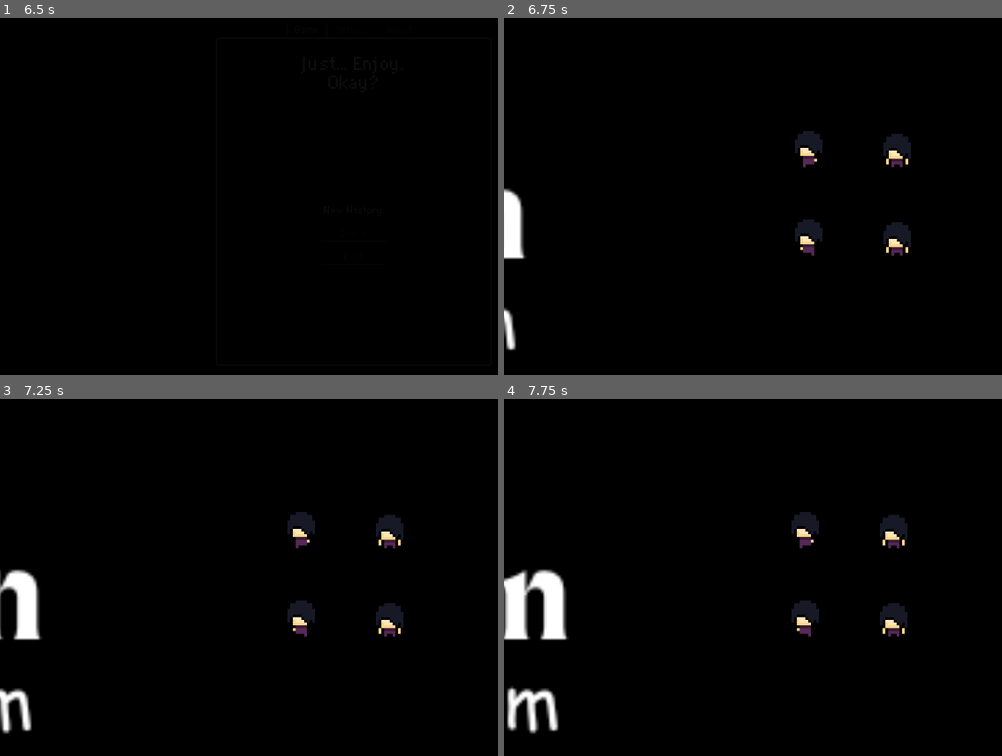
Above: before the commit, frames 1-4 (two rows, left to right).
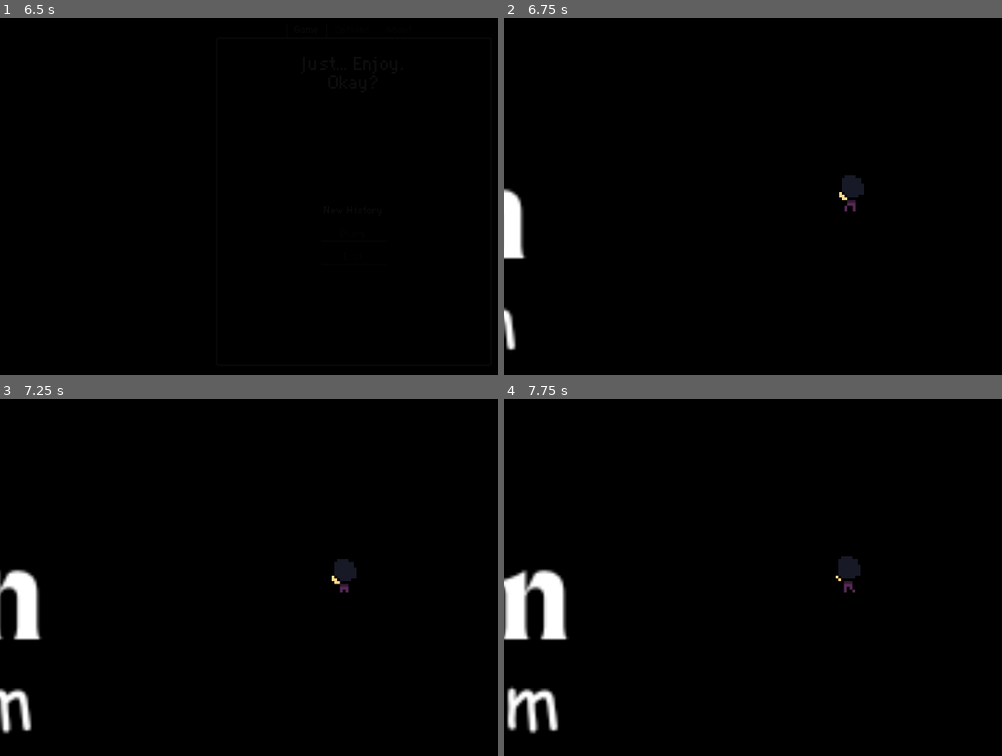
Above: after the commit, the same moments.

Repository: virtualtrisky/Just...-Enjoy
Game: Godot game, scene res://scenes/load_scene.tscn
The game is run twice, just before and just after one commit, with the same random seed, the same clock (stepped at 60 frames per second) and the same inputs.
Inputs (mouse positions are in pixels of both pictures, inside the frame that each line leads up to):
- Up to frame 1 (6.5 s): hold Right (move_right) 0.53-1.28 s; tap Enter at 1.25, 3.5 s; hold Down (move_down) 1.28-2.03 s; tap Space at 2 s; hold Right (move_right) 2.03-2.75 s; click (353, 192) at 2.77 s; type "Alex" at 2.85 s; hold Up (move_up) 3.53-4.25 s; click "New History" at 4.25 s; click "New History" at 5 s; click "Diary" at 5.75 s
- Up to frame 2 (6.75 s): hold Left (move_left) from 6.53 s (still down)
- Up to frame 3 (7.25 s): keep holding Left (move_left)
- Up to frame 4 (7.75 s): keep holding Left (move_left)

Frame 1 is identical in both runs. In frame 2, 1.7% of the frame differs, in the area x 58-82%, y 31-67%; in frame 3, 1.7%; in frame 4, 1.7%.

Commit message:
player animation created

Diff:
--- a/objects/player.tscn
+++ b/objects/player.tscn
@@ -1,15 +1,41 @@
-[gd_scene load_steps=8 format=3 uid="uid://jq8av47j3b6o"]
+[gd_scene load_steps=10 format=3 uid="uid://jq8av47j3b6o"]
 
 [ext_resource type="Script" uid="uid://o2sh14iuvm00" path="res://scripts/player/controller.gd" id="1_ykyjo"]
-[ext_resource type="Texture2D" uid="uid://2wg8ofc6elhd" path="res://sprites/player/player-idle.png" id="2_ykyjo"]
+[ext_resource type="Texture2D" uid="uid://je1l4tbwgxqk" path="res://sprites/player/player-walking.png" id="2_ykyjo"]
 
 [sub_resource type="RectangleShape2D" id="RectangleShape2D_eqqp1"]
 size = Vector2(12, 14)
 
 [sub_resource type="Animation" id="Animation_uxov2"]
+length = 0.001
+tracks/0/type = "value"
+tracks/0/imported = false
+tracks/0/enabled = true
+tracks/0/path = NodePath("Sprite2D:frame_coords")
+tracks/0/interp = 1
+tracks/0/loop_wrap = true
+tracks/0/keys = {
+"times": PackedFloat32Array(0),
+"transitions": PackedFloat32Array(1),
+"update": 1,
+"values": [Vector2i(3, 0)]
+}
+tracks/1/type = "value"
+tracks/1/imported = false
+tracks/1/enabled = true
+tracks/1/path = NodePath("Sprite2D:frame")
+tracks/1/interp = 1
+tracks/1/loop_wrap = true
+tracks/1/keys = {
+"times": PackedFloat32Array(0),
+"transitions": PackedFloat32Array(1),
+"update": 1,
+"values": [0]
+}
+
+[sub_resource type="Animation" id="Animation_nmc1l"]
 resource_name = "WALK_DOWN"
 length = 1.6
-loop_mode = 1
 tracks/0/type = "value"
 tracks/0/imported = false
 tracks/0/enabled = true
@@ -20,116 +46,64 @@
 "times": PackedFloat32Array(0, 0.4, 0.8, 1.2),
 "transitions": PackedFloat32Array(1, 1, 1, 1),
 "update": 1,
-"values": [0, 1, 2, 1]
-}
-tracks/1/type = "value"
-tracks/1/imported = false
-tracks/1/enabled = true
-tracks/1/path = NodePath("Sprite2D:hframes")
-tracks/1/interp = 1
-tracks/1/loop_wrap = true
-tracks/1/keys = {
-"times": PackedFloat32Array(0),
-"transitions": PackedFloat32Array(1),
-"update": 1,
-"values": [2]
-}
-tracks/2/type = "value"
-tracks/2/imported = false
-tracks/2/enabled = true
-tracks/2/path = NodePath("Sprite2D:vframes")
-tracks/2/interp = 1
-tracks/2/loop_wrap = true
-tracks/2/keys = {
-"times": PackedFloat32Array(0),
-"transitions": PackedFloat32Array(1),
-"update": 1,
-"values": [2]
+"values": [0, 1, 2, 3]
 }
 
-[sub_resource type="Animation" id="Animation_nmc1l"]
-length = 0.001
+[sub_resource type="Animation" id="Animation_f46kd"]
+resource_name = "WALK_UP"
+length = 1.6
 tracks/0/type = "value"
 tracks/0/imported = false
 tracks/0/enabled = true
-tracks/0/path = NodePath("Sprite2D:frame")
+tracks/0/path = NodePath("Sprite2D:frame_coords")
 tracks/0/interp = 1
 tracks/0/loop_wrap = true
 tracks/0/keys = {
-"times": PackedFloat32Array(0),
-"transitions": PackedFloat32Array(1),
+"times": PackedFloat32Array(0, 0.4, 0.8, 1.2),
+"transitions": PackedFloat32Array(1, 1, 1, 1),
 "update": 1,
-"values": [0]
-}
-tracks/1/type = "value"
-tracks/1/imported = false
-tracks/1/enabled = true
-tracks/1/path = NodePath("Sprite2D:hframes")
-tracks/1/interp = 1
-tracks/1/loop_wrap = true
-tracks/1/keys = {
-"times": PackedFloat32Array(0),
-"transitions": PackedFloat32Array(1),
-"update": 1,
-"values": [2]
-}
-tracks/2/type = "value"
-tracks/2/imported = false
-tracks/2/enabled = true
-tracks/2/path = NodePath("Sprite2D:vframes")
-tracks/2/interp = 1
-tracks/2/loop_wrap = true
-tracks/2/keys = {
-"times": PackedFloat32Array(0),
-"transitions": PackedFloat32Array(1),
-"update": 1,
-"values": [2]
+"values": [Vector2i(0, 1), Vector2i(1, 1), Vector2i(2, 1), Vector2i(3, 1)]
 }
 
-[sub_resource type="Animation" id="Animation_ykyjo"]
-resource_name = "IDLE"
+[sub_resource type="Animation" id="Animation_3rerk"]
+resource_name = "WALK_LEFT"
+length = 1.6
 tracks/0/type = "value"
 tracks/0/imported = false
 tracks/0/enabled = true
-tracks/0/path = NodePath("Sprite2D:hframes")
+tracks/0/path = NodePath("Sprite2D:frame_coords")
 tracks/0/interp = 1
 tracks/0/loop_wrap = true
 tracks/0/keys = {
-"times": PackedFloat32Array(0),
-"transitions": PackedFloat32Array(1),
+"times": PackedFloat32Array(0, 0.4, 0.8, 1.2),
+"transitions": PackedFloat32Array(1, 1, 1, 1),
 "update": 1,
-"values": [1]
+"values": [Vector2i(0, 2), Vector2i(1, 2), Vector2i(2, 2), Vector2i(3, 2)]
 }
-tracks/1/type = "value"
-tracks/1/imported = false
-tracks/1/enabled = true
-tracks/1/path = NodePath("Sprite2D:vframes")
-tracks/1/interp = 1
-tracks/1/loop_wrap = true
-tracks/1/keys = {
-"times": PackedFloat32Array(0),
-"transitions": PackedFloat32Array(1),
+
+[sub_resource type="Animation" id="Animation_i825w"]
+resource_name = "WALK_RIGHT"
+length = 1.6
+tracks/0/type = "value"
+tracks/0/imported = false
+tracks/0/enabled = true
+tracks/0/path = NodePath("Sprite2D:frame_coords")
+tracks/0/interp = 1
+tracks/0/loop_wrap = true
+tracks/0/keys = {
+"times": PackedFloat32Array(0, 0.4, 0.8, 1.2),
+"transitions": PackedFloat32Array(1, 1, 1, 1),
 "update": 1,
-"values": [1]
-}
-tracks/2/type = "value"
-tracks/2/imported = false
-tracks/2/enabled = true
-tracks/2/path = NodePath("Sprite2D:frame")
-tracks/2/interp = 1
-tracks/2/loop_wrap = true
-tracks/2/keys = {
-"times": PackedFloat32Array(0),
-"transitions": PackedFloat32Array(1),
-"update": 1,
-"values": [0]
+"values": [Vector2i(0, 3), Vector2i(1, 3), Vector2i(2, 3), Vector2i(3, 3)]
 }
 
 [sub_resource type="AnimationLibrary" id="AnimationLibrary_f46kd"]
 _data = {
-&"IDLE": SubResource("Animation_ykyjo"),
-&"RESET": SubResource("Animation_nmc1l"),
-&"WALK_DOWN": SubResource("Animation_uxov2")
+&"RESET": SubResource("Animation_uxov2"),
+&"WALK_DOWN": SubResource("Animation_nmc1l"),
+&"WALK_LEFT": SubResource("Animation_3rerk"),
+&"WALK_RIGHT": SubResource("Animation_i825w"),
+&"WALK_UP": SubResource("Animation_f46kd")
 }
 
 [node name="Player" type="CharacterBody2D"]
@@ -138,8 +112,8 @@
 [node name="Sprite2D" type="Sprite2D" parent="."]
 texture_filter = 1
 texture = ExtResource("2_ykyjo")
-hframes = 2
-vframes = 2
+hframes = 4
+vframes = 4
 
 [node name="CollisionShape2D" type="CollisionShape2D" parent="."]
 shape = SubResource("RectangleShape2D_eqqp1")
@@ -152,4 +126,3 @@
 libraries = {
 &"": SubResource("AnimationLibrary_f46kd")
 }
-autoplay = "IDLE"
--- a/scenes/menu_scene.tscn
+++ b/scenes/menu_scene.tscn
@@ -29,8 +29,8 @@
 gradient = SubResource("Gradient_0inr4")
 fill_from = Vector2(1, 0)
 
-[sub_resource type="Animation" id="Animation_o71fo"]
-resource_name = "fade_out"
+[sub_resource type="Animation" id="Animation_1iahe"]
+length = 0.001
 tracks/0/type = "value"
 tracks/0/imported = false
 tracks/0/enabled = true
@@ -38,10 +38,10 @@
 tracks/0/interp = 1
 tracks/0/loop_wrap = true
 tracks/0/keys = {
-"times": PackedFloat32Array(0, 1),
-"transitions": PackedFloat32Array(1, 1),
+"times": PackedFloat32Array(0),
+"transitions": PackedFloat32Array(1),
 "update": 1,
-"values": [true, false]
+"values": [true]
 }
 tracks/1/type = "value"
 tracks/1/imported = false
@@ -50,10 +50,10 @@
 tracks/1/interp = 1
 tracks/1/loop_wrap = true
 tracks/1/keys = {
-"times": PackedFloat32Array(0, 1),
-"transitions": PackedFloat32Array(1, 1),
+"times": PackedFloat32Array(0),
+"transitions": PackedFloat32Array(1),
 "update": 0,
-"values": [Color(1, 1, 1, 1), Color(1, 1, 1, 0)]
+"values": [Color(1, 1, 1, 0)]
 }
 
 [sub_resource type="Animation" id="Animation_axson"]
@@ -84,8 +84,8 @@
 "values": [Color(1, 1, 1, 0), Color(1, 1, 1, 1)]
 }
 
-[sub_resource type="Animation" id="Animation_1iahe"]
-length = 0.001
+[sub_resource type="Animation" id="Animation_o71fo"]
+resource_name = "fade_out"
 tracks/0/type = "value"
 tracks/0/imported = false
 tracks/0/enabled = true
@@ -93,10 +93,10 @@
 tracks/0/interp = 1
 tracks/0/loop_wrap = true
 tracks/0/keys = {
-"times": PackedFloat32Array(0),
-"transitions": PackedFloat32Array(1),
+"times": PackedFloat32Array(0, 1),
+"transitions": PackedFloat32Array(1, 1),
 "update": 1,
-"values": [true]
+"values": [true, false]
 }
 tracks/1/type = "value"
 tracks/1/imported = false
@@ -105,10 +105,10 @@
 tracks/1/interp = 1
 tracks/1/loop_wrap = true
 tracks/1/keys = {
-"times": PackedFloat32Array(0),
-"transitions": PackedFloat32Array(1),
+"times": PackedFloat32Array(0, 1),
+"transitions": PackedFloat32Array(1, 1),
 "update": 0,
-"values": [Color(1, 1, 1, 0)]
+"values": [Color(1, 1, 1, 1), Color(1, 1, 1, 0)]
 }
 
 [sub_resource type="AnimationLibrary" id="AnimationLibrary_6wmco"]
--- a/scripts/player/controller.gd
+++ b/scripts/player/controller.gd
@@ -2,8 +2,16 @@
 
 const MOVE_SPEED = 1000
 
+# needless
 const IDLE_SPRITE_PATH = "res://sprites/player/player-idle.png"
 const WALKING_SPRITE_PATH = "res://sprites/player/player-walking.png"
+
+const DIRECTION_MAP: Dictionary = {
+	"move_up":    "WALK_UP",
+	"move_down":  "WALK_DOWN",
+	"move_right": "WALK_RIGHT",
+	"move_left":  "WALK_LEFT"
+}
 
 @onready var sprite: Sprite2D = $Sprite2D
 @onready var animation_player: AnimationPlayer = $AnimationPlayer
@@ -12,10 +20,10 @@
 
 func update_animation() -> void:
 	if animation != current_animation:
-		sprite.texture = load(IDLE_SPRITE_PATH) if animation == "IDLE" else load(WALKING_SPRITE_PATH)
 		current_animation = animation
 
-	animation_player.play(animation)
+	if animation != "IDLE": animation_player.play(animation)
+	else: sprite.frame_coords.x = 3
 
 func move(delta: float) -> void:
 	var horizontal := Input.get_axis("move_left", "move_right")
@@ -34,11 +42,11 @@
 
 
 func _process(delta: float) -> void:
-	if    Input.is_action_pressed("move_left"):  animation = "WALK_LEFT"
-	elif  Input.is_action_pressed("move_right"): animation = "WALK_RIGHT"
-	elif  Input.is_action_pressed("move_up"):    animation = "WALK_UP"
-	elif  Input.is_action_pressed("move_down"):  animation = "WALK_DOWN"
-	else: animation = "IDLE"
+	animation = "IDLE"
+	for action in DIRECTION_MAP.keys():
+		if Input.is_action_pressed(action):
+			animation = DIRECTION_MAP[action]
+			break
 
 	update_animation()
 
Binary file changed: sprites/player/player-walking.png
Not shown, changed: sprites/player/player-walking.png.import
